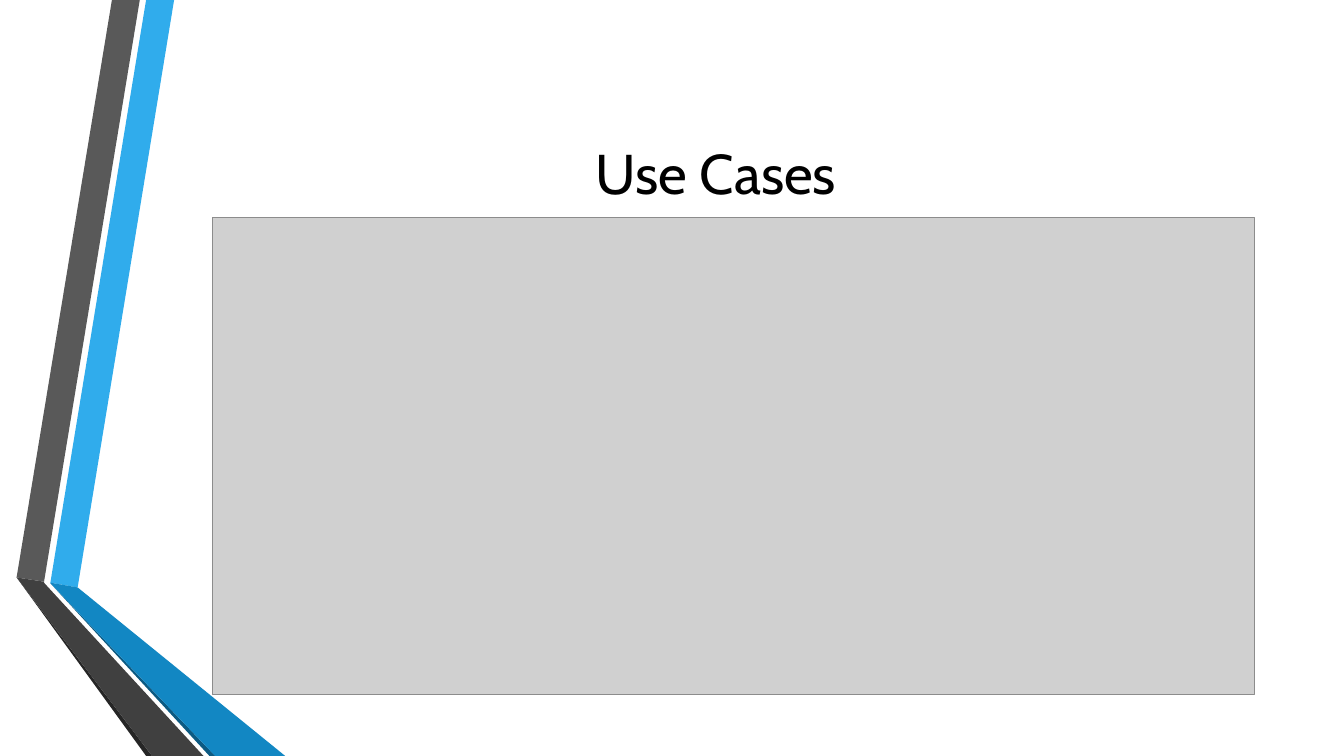
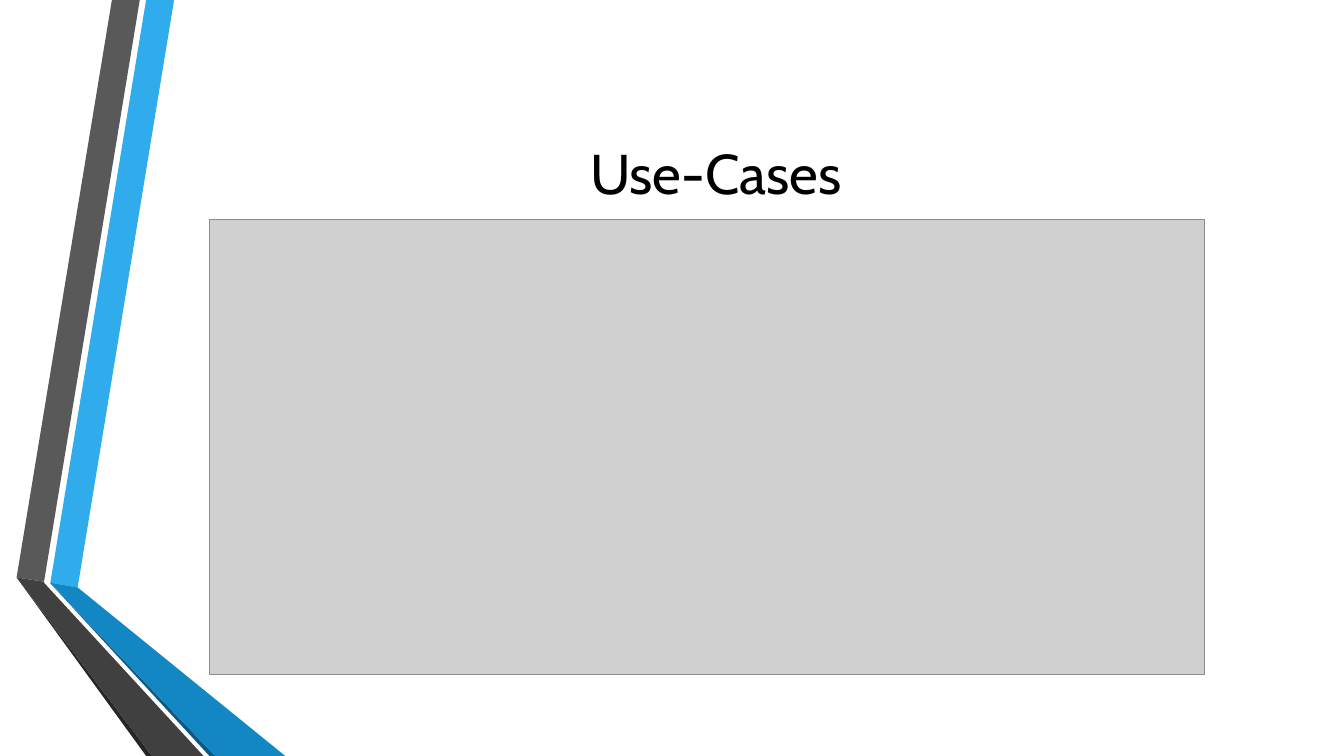
Before and after one commit to autarchprinceps/Conference-System, a slide deck: slide 4 of Präsentation/Präsentation.pptx. Drawn at 1344x756 pixels with LibreOffice and Linux fonts; fonts in the diff are those of the drawing; grey boxes stand for pictures; background and template pictures are left out. Boxes give left, top, right and bottom in pixels: in the first picture for what was removed or moved away, otherwise in the second. Text is boxed around its words. In the diff, an @@ line names an element or a change of style, - is before the commit and + after.

```diff
--- a/Präsentation/Präsentation.pptx
+++ b/Präsentation/Präsentation.pptx
@@ title at [590,154,842,195]: text changed @@
-Use Cases
+Use-Cases
@@ picture: place and size @@
-picture at [213,218,1254,695]
+picture at [210,219,1205,675]
```
Also in this commit, not shown: 2 other slides changed, 2 other files.
